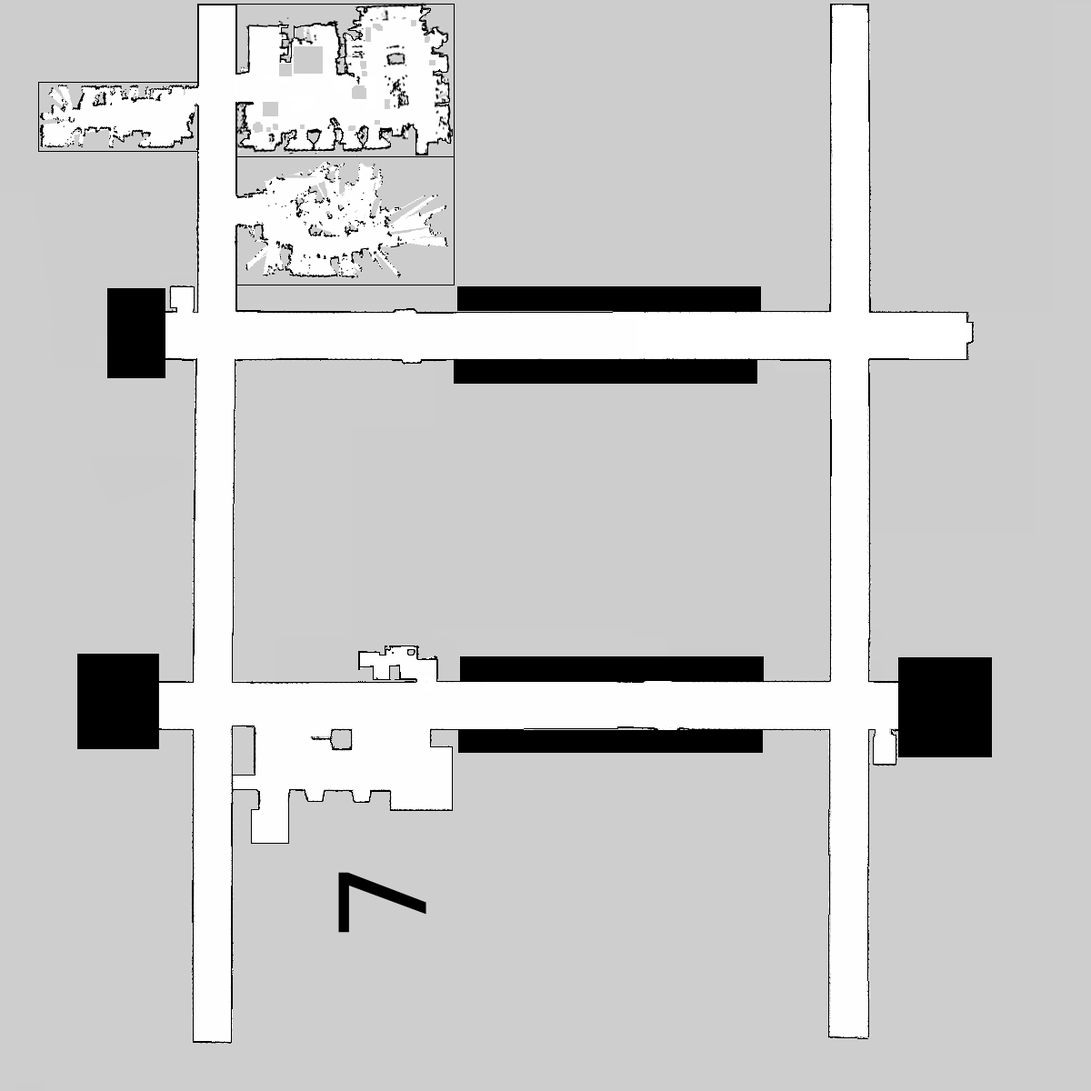
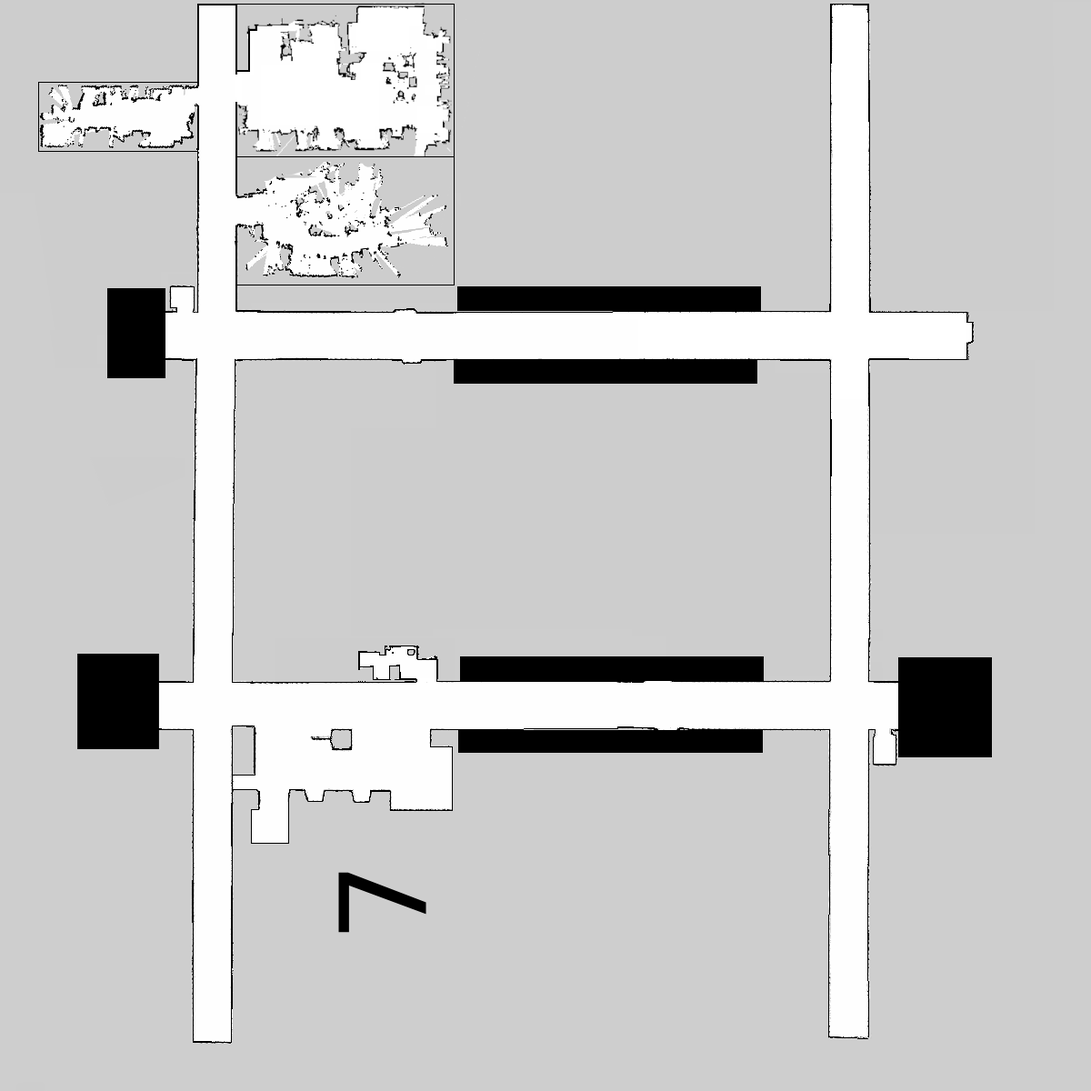
Layers edited between the first and the second (1091, 1091) image:
removed layer "eng2-7f-0.05.pgm" over [237, 4, 454, 157]
added layer "clearing" above "eng2-7f-0.05.raw.pgm" over [261, 9, 443, 143]
added layer "eng2-7f-0.05.raw.pgm" over [237, 4, 454, 157]
